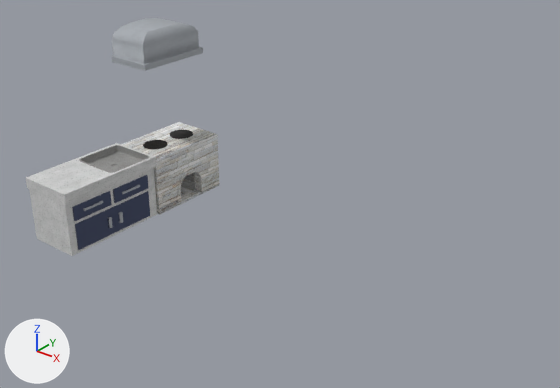
What one commit did to the OBJ model ProyectoFinal/ProyectoFinal/Models/Merry/cocina/cocina.obj.
Rendered twice from a 50 mm lens placed at (15.83, -13.23, 10.21), pointed at (4.14, 1.38, 1.15). Every picture has the same lights, and +X, +Y and +Z are marked at lower left. Where no turn or scale is listed for an object, it has been applied to the vertices. Vertices at the same position are counted once.

The first picture shows 'cocina'.
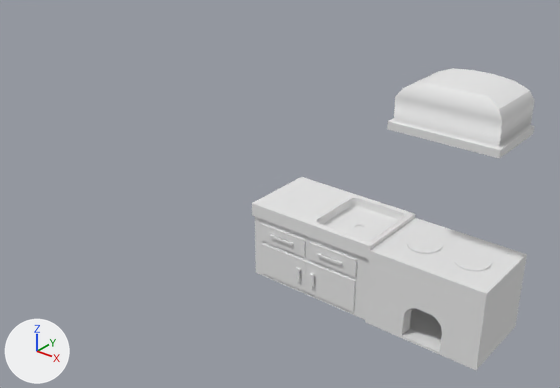
Location of each change, (x1, y1, x2, y2) in pixels of the pictures (560 x 388 px; the box of a moved part takes in the faces that stretch with it):
'cocina', reshaped (46% wider, 27% taller)
    before: (26, 18, 219, 256)
    after: (252, 68, 534, 370)
part 1 of me_cocina, moved or reshaped
    before: (26, 143, 156, 205)
    after: (252, 177, 415, 259)
part 2 of me_cocina, moved or reshaped
    before: (79, 145, 149, 173)
    after: (314, 198, 407, 242)
part 3 of me_cocina, moved or reshaped
    before: (29, 168, 157, 256)
    after: (255, 217, 369, 320)
part 4 of me_cocina, moved or reshaped
    before: (122, 185, 140, 194)
    after: (270, 234, 293, 246)
part 5 of me_cocina, moved or reshaped
    before: (118, 212, 123, 223)
    after: (309, 273, 315, 287)
part 6 of me_cocina, moved or reshaped
    before: (113, 191, 150, 232)
    after: (306, 261, 356, 312)
part 7 of me_cocina, moved or reshaped
    before: (83, 201, 103, 211)
    after: (317, 253, 342, 265)
part 8 of me_cocina, moved or reshaped
    before: (170, 130, 193, 139)
    after: (407, 235, 443, 254)
part 9 of me_cocina, moved or reshaped
    before: (143, 140, 167, 149)
    after: (454, 251, 492, 271)
part 10 of me_cocina, moved or reshaped
    before: (156, 134, 219, 214)
    after: (365, 251, 487, 370)
part 11 of me_cocina, added
    after: (387, 68, 534, 159)
part 12 of me_cocina, added
    after: (261, 243, 307, 292)
part 13 of me_cocina, added
    after: (261, 223, 305, 257)
part 14 of me_cocina, added
    after: (308, 242, 357, 277)
part 15 of me_cocina, deleted
    before: (112, 18, 203, 71)
part 16 of me_cocina, deleted (blue)
    before: (75, 207, 116, 250)
part 17 of me_cocina, deleted (blue)
    before: (72, 191, 112, 221)
part 18 of me_cocina, deleted (blue)
    before: (113, 175, 149, 203)
part 19 of me_cocina, deleted
    before: (121, 122, 216, 214)
part 20 of me_cocina, added
    after: (369, 218, 527, 370)

What changed in the scene script:
```text
Change me_cocina:
    remove me_cocina.from_pydata(...)  # 794 vertices, 622 faces; spans x -0.81..0.84, y -3.02..2.54, z 0.0..5.13
    remove me_cocina.materials.append(mat_phong3sg)
    remove me_cocina.materials.append(mat_phong4sg)
    remove me_cocina.materials.append(mat_phong2sg)
    remove me_cocina.materials.append(mat_lambert2sg)
    remove me_cocina.materials.append(mat_lambert5sg)  # picture img_blanco_jpg
    remove me_cocina.materials.append(mat_lambert6sg)
    remove me_cocina.materials.append(mat_pasted__lambert3sg)  # picture img_piedra3_jpg
    add me_cocina.from_pydata(...)  # 794 vertices, 622 faces; spans x 1.52..9.45, y 3.2..5.81, z -3.24..4.14
    me_cocina part 1: the loose piece of 32 vertices spanning x -0.81..0.81, y -3.02..0.05, z 1.49..1.79 is multiplied about its middle by the matrix ((0.0, 1.425, 0.0), (-1.579, 0.0, 0.0), (0.0, 0.0, 1.44)), then moved by (3.71, 6.01, -2.52), in mat_cocina1_lambert5sg (white #e7e7e7)
    me_cocina part 2: the loose piece of 380 vertices spanning x -0.7..0.73, y -1.46..-0.03, z 1.57..1.81 is multiplied about its middle by the matrix ((0.0, 1.425, 0.0), (-1.579, 0.0, 0.0), (0.0, 0.0, 1.44)), then moved by (4.75, 5.24, -2.5), in mat_cocina1_phong2sg (white #e7e7e7)
    me_cocina part 3: the loose piece of 34 vertices spanning x -0.75..0.75, y -3.0..0.0, z 0.0..1.5 is multiplied about its middle by the matrix ((0.0, 1.425, 0.0), (-1.579, 0.0, 0.0), (0.0, 0.0, 1.44)), then moved by (3.69, 6.02, -2.91), in mat_cocina1_lambert5sg (white #e7e7e7)
    me_cocina part 4: the loose piece of 16 vertices spanning x 0.74..0.84, y -1.22..-0.61, z 1.13..1.18 is turned -90 degrees about the z axis through its middle and scaled by 1.43, then moved by (1.91, 4.2, -2.72), in mat_cocina1_phong3sg (white #e7e7e7)
    me_cocina part 5: the loose piece of 16 vertices spanning x 0.74..0.84, y -1.4..-1.3, z 0.32..0.62 is turned -90 degrees about the z axis through its middle and scaled by 1.45, then moved by (3.11, 4.63, -3.03), in mat_cocina1_phong3sg (white #e7e7e7)
    me_cocina part 6: the loose piece of 8 vertices spanning x 0.68..0.78, y -1.54..-0.29, z 0.09..0.84 is turned -90 degrees about the z axis through its middle and scaled by 1.43, then moved by (3.79, 4.28, -3.03), in mat_cocina1_lambert2sg (white #e7e7e7)
    me_cocina part 7: the loose piece of 16 vertices spanning x 0.74..0.84, y -2.5..-1.89, z 1.14..1.19 is turned -90 degrees about the z axis through its middle and scaled by 1.43, then moved by (3.73, 5.48, -2.74), in mat_cocina1_phong3sg (white #e7e7e7)
    me_cocina part 8: the loose piece of 45 vertices spanning x -0.35..0.35, y 1.49..2.19, z 1.7..1.72 is multiplied about its middle by the matrix ((0.0, 1.425, 0.0), (-1.579, 0.0, 0.0), (0.0, 0.0, 1.44)), then moved by (6.95, 2.68, -2.49), in mat_cocina1_phong4sg (white #e7e7e7)
    me_cocina part 9: the loose piece of 45 vertices spanning x -0.35..0.35, y 0.44..1.14, z 1.7..1.72 is multiplied about its middle by the matrix ((0.0, 1.425, 0.0), (-1.579, 0.0, 0.0), (0.0, 0.0, 1.44)), then moved by (8.44, 3.73, -2.49), in mat_cocina1_lambert6sg (white #e7e7e7)
    me_cocina part 10: the loose piece of 96 vertices spanning x 0.53..0.82, y 0.04..2.54, z 0.0..1.7 is multiplied about its middle by the matrix ((0.0, 1.425, 0.0), (-1.579, 0.0, 0.0), (0.0, 0.0, 1.44)), then moved by (6.99, 2.17, -2.86), in mat_cocina1_pasted__lambert3sg (white #e7e7e7)
    me_cocina part 11: a new loose piece of 42 vertices spanning x 5.99..9.15, y 3.62..5.72, z 2.78..4.14, in mat_cocina1_phong3sg (white #e7e7e7)
    me_cocina part 12: a new loose piece of 24 vertices spanning x 1.85..3.63, y 3.2..3.45, z -3.1..-2.02
    me_cocina part 13: a new loose piece of 16 vertices spanning x 1.84..3.55, y 3.28..5.34, z -1.88..-1.3, in mat_cocina1_lambert2sg (white #e7e7e7)
    me_cocina part 14: a new loose piece of 16 vertices spanning x 3.73..5.44, y 3.28..5.34, z -1.88..-1.3, in mat_cocina1_lambert2sg (white #e7e7e7)
    me_cocina part 15: the loose piece of 42 vertices spanning x -0.76..0.57, y 0.11..2.34, z 4.18..5.13 is deleted
    me_cocina part 16: the loose piece of 24 vertices spanning x 0.68..0.84, y -2.79..-1.54, z 0.09..0.84 is deleted
    me_cocina part 17: the loose piece of 16 vertices spanning x -0.52..0.78, y -2.79..-1.59, z 0.94..1.34 is deleted
    me_cocina part 18: the loose piece of 16 vertices spanning x -0.51..0.79, y -1.47..-0.27, z 0.94..1.34 is deleted
    me_cocina part 19: the loose piece of 8 vertices spanning x -0.81..0.81, y 0.04..2.54, z 0.0..1.7 is deleted
    me_cocina part 20: 8 vertices added at x 5.88..9.45, y 3.24..5.81, z -3.24..-0.79
    add me_cocina.materials.append(mat_cocina1_phong3sg)  # white #e7e7e7
    add me_cocina.materials.append(mat_cocina1_lambert5sg)  # white #e7e7e7
    add me_cocina.materials.append(mat_cocina1_phong2sg)  # white #e7e7e7
    add me_cocina.materials.append(mat_cocina1_lambert2sg)  # white #e7e7e7
    add me_cocina.materials.append(mat_cocina1_phong4sg)  # white #e7e7e7
    add me_cocina.materials.append(mat_cocina1_pasted__lambert3sg)  # white #e7e7e7
    add me_cocina.materials.append(mat_cocina1_lambert6sg)  # white #e7e7e7
```
